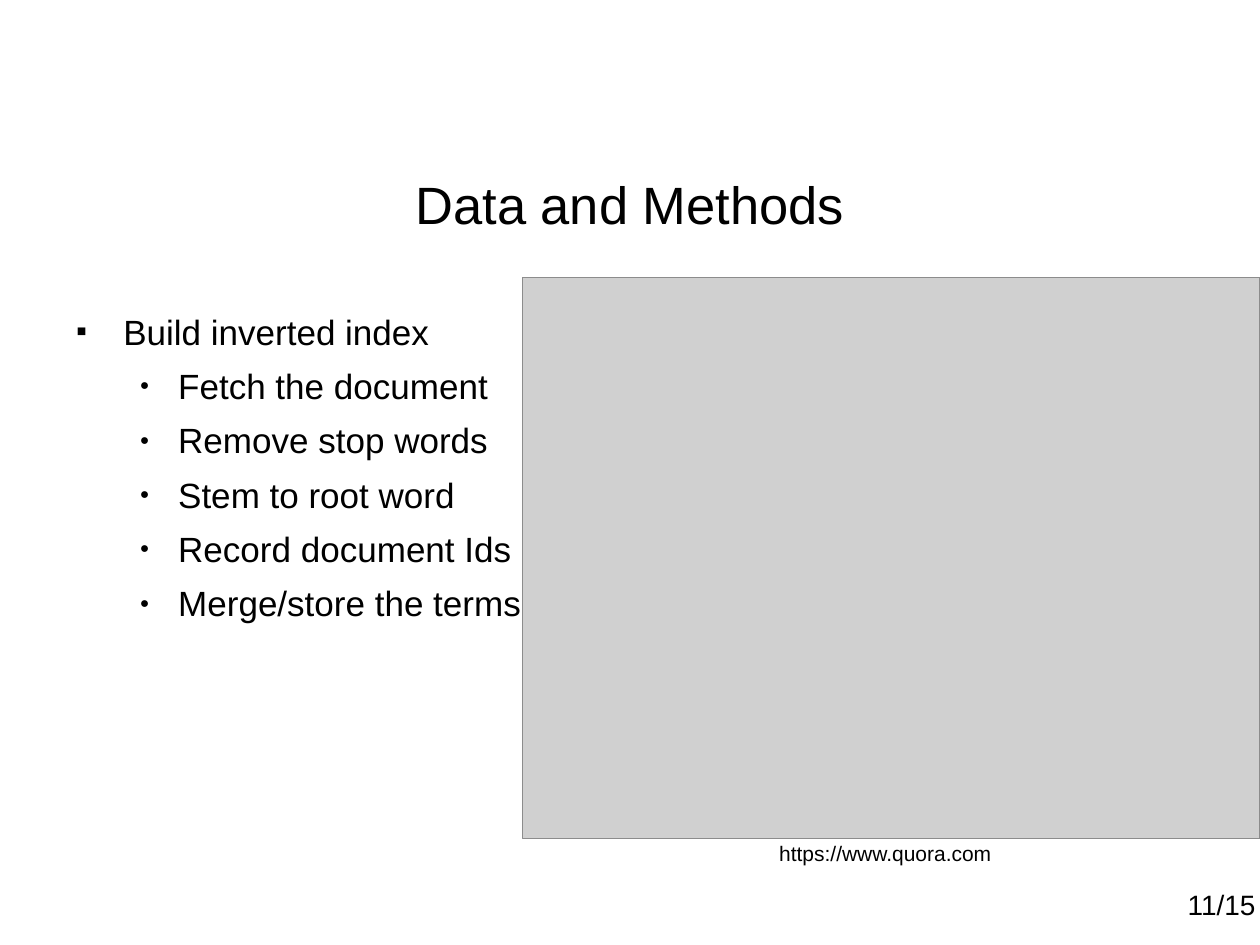
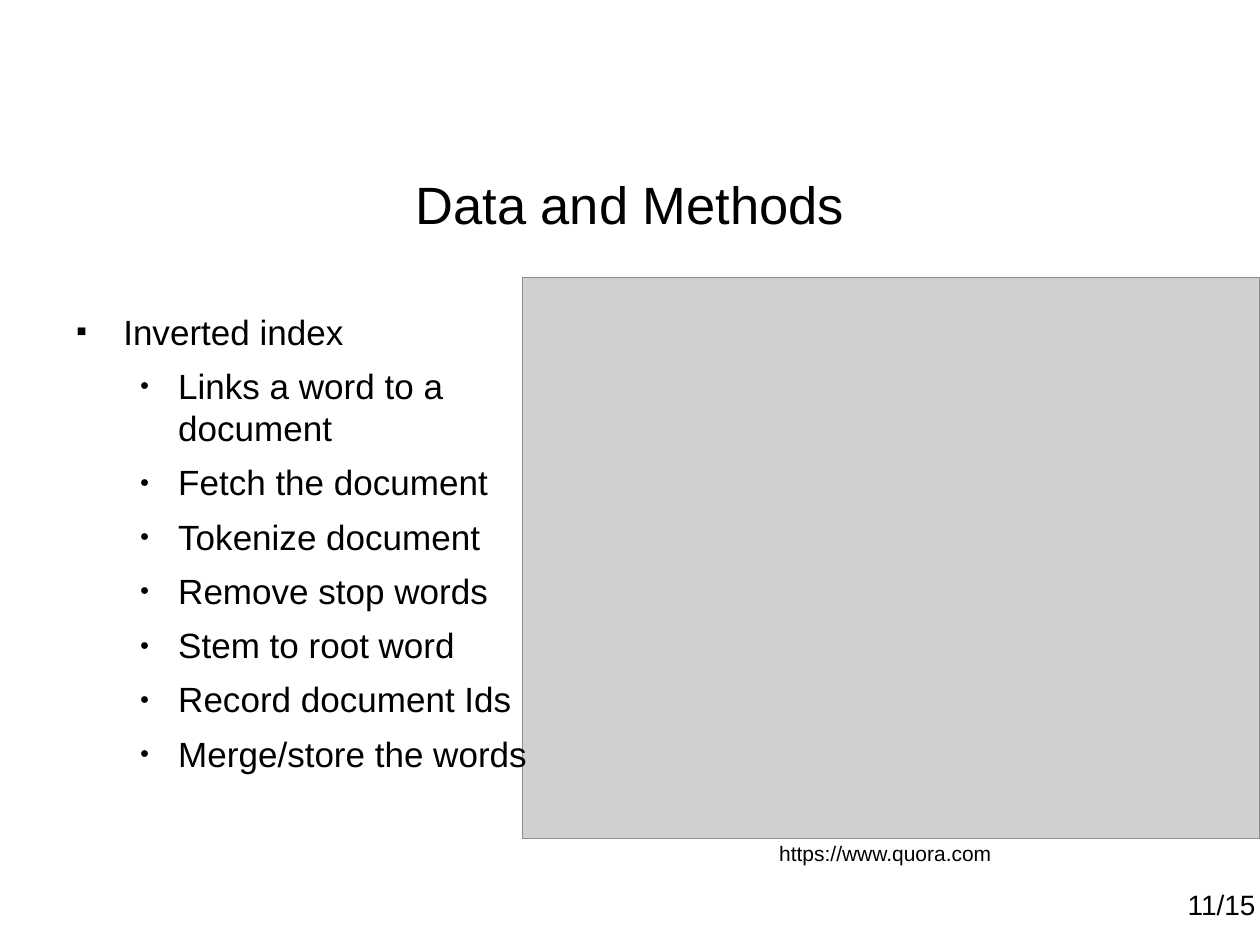
Before and after one commit to paulohq/apresentacao-L2AP, a slide deck: slide 12 of apresentacao-L2AP.ppt. Drawn at 1260x945 pixels with LibreOffice and Linux fonts; fonts in the diff are those of the drawing; grey boxes stand for pictures; background and template pictures are left out. Boxes give left, top, right and bottom in pixels: in the first picture for what was removed or moved away, otherwise in the second. Text is boxed around its words. In the diff, an @@ line names an element or a change of style, - is before the commit and + after.

```diff
--- a/apresentacao-L2AP.ppt
+++ b/apresentacao-L2AP.ppt
@@ text at bbox=[123, 319, 443, 442]: text changed @@
-■ Build inverted index
+■ Inverted index
+  ● Links a word to a document
@@ text at bbox=[178, 524, 480, 551]: paragraph added @@
+  ● Tokenize document
@@ text at bbox=[178, 738, 526, 773]: text changed @@
-  ● Merge/store the terms
+  ● Merge/store the words
```
Also in this commit, not shown: 1 other file.
